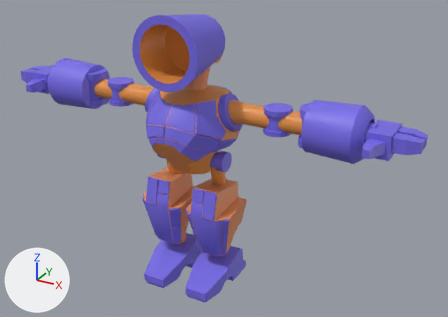
An edit to the FBX model SporeFall/Assets/Player/PlayerAnimations/AnimationsReworked/RobotReAnimated.fbx, drawn before and after from the same camera.
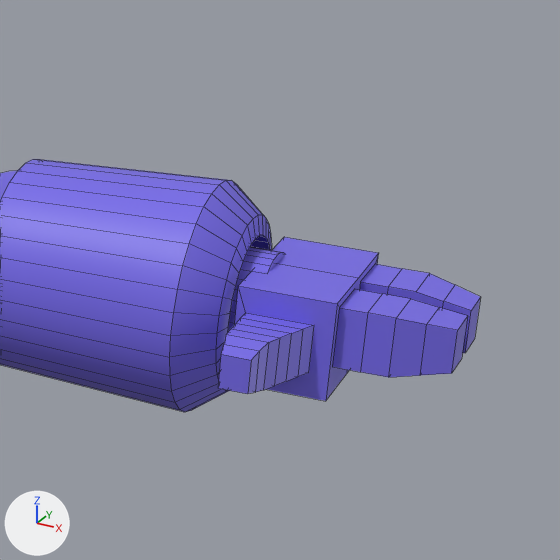
The first picture shows the older version from a camera (50 mm lens) standing at (2.45, -3.93, 3.17) and looking at (0.21, 0.14, 1.13). The close-ups show both versions on the part from 68% to 100% of the width and 19% to 63% of the height of that picture; other places that the commit changed are outside them. Every picture has the same lights, and +X, +Y and +Z are marked at lower left. The close-ups show mesh edges as thin lines. Where no turn or scale is listed for an object, it has been applied to the vertices.

Before the edit, the objects in view are built like this:
```python
me_cylinder_023 = bpy.data.meshes.new('Cylinder.023')
me_cylinder_023.from_pydata(...)  # 144 vertices, 102 faces; spans x -0.126..0.298, y -0.281..0.162, z -0.102..0.098
me_cylinder_023.materials.append(mat_armor_plating)  # blue #766ae7
# before: 101 (0.203, 0.005, 0.068) at pixel (410, 298), 102 (0.203, 0.005, -0.039), 105 (0.203, 0.043, -0.039), 106 (0.203, 0.043, 0.068) at pixel (416, 291), 112 (0.155, 0.043, 0.068) at pixel (388, 286)
# before: 114 (0.155, 0.043, -0.039), 116 (0.155, 0.005, -0.039), 118 (0.155, 0.005, 0.068) at pixel (382, 293), 120 (0.25, 0.008, 0.061) at pixel (439, 307), 122 (0.25, 0.008, -0.032)
# before: 124 (0.25, 0.041, -0.032), 126 (0.25, 0.041, 0.061) at pixel (443, 301)
me_cylinder_028 = bpy.data.meshes.new('Cylinder.028')
me_cylinder_028.from_pydata(...)  # 864 vertices, 594 faces; spans x -0.881..0.329, y -0.209..0.209, z -0.209..0.209
# faces by material slot: [335, 259]
me_cylinder_028.materials.append(mat_armor_plating)  # blue #766ae7
me_cylinder_028.materials.append(mat_robot_extras)  # orange #e79346
ob_robot_arm_l = bpy.data.objects.new('Robot Arm.L', me_cylinder_028)
ob_robot_arm_l.location = (1.068, 0.093, 1.569)
ob_robot_hand_r = bpy.data.objects.new('Robot Hand.R', me_cylinder_023)
ob_robot_hand_r.location = (1.472, 0.066, 1.57)
```
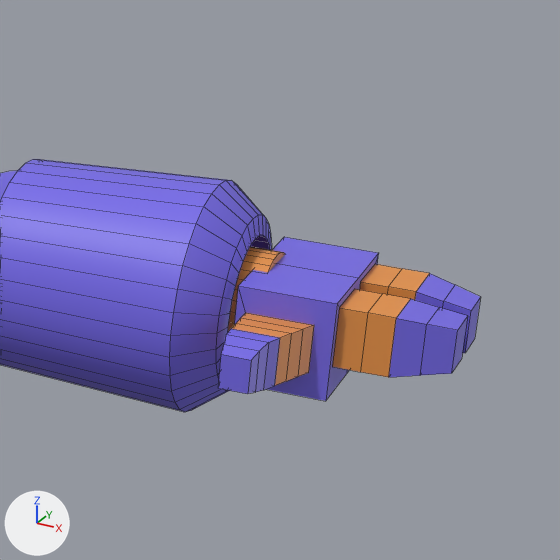
Where the newer file only moved an object's origin or applied its transform, the numbers keep the older frame.

Pixel boxes (x1, y1, x2, y2) of what changed, in the close-ups (560 x 560 px):
part 1 of me_cylinder_023, built on
    both: (387, 287, 443, 308)
part 2 of me_cylinder_023, recoloured (blue to orange)
    both: (228, 247, 430, 386)

The change, as a diff of the scene's bpy script:
```diff
--- a/SporeFall/Assets/Player/PlayerAnimations/AnimationsReworked/RobotReAnimated.fbx.py
+++ b/SporeFall/Assets/Player/PlayerAnimations/AnimationsReworked/RobotReAnimated.fbx.py
@@ me_cylinder_023 @@
 # used by ob_robot_hand_r; location = (1.472, 0.066, 1.57)
 # verts and faces of me_cylinder_023; kept vertices keep their numbers, new ones are numbered from 144
-me_cylinder_023.from_pydata(...)  # 144 vertices, 102 faces; spans x -0.126..0.298, y -0.281..0.162, z -0.102..0.098
+me_cylinder_023.from_pydata(...)  # 144 vertices, 104 faces; spans x -0.126..0.298, y -0.281..0.162, z -0.102..0.098
+# me_cylinder_023 part 1
+delete_faces([(101, 120, 122, 102, 116, 118), (105, 124, 126, 106, 112, 114)])
+faces += [(101, 120, 122, 102), (105, 124, 126, 106)]  # mat_armor_plating (blue #766ae7)
+faces += [(101, 102, 116, 118), (105, 106, 112, 114)]  # mat_robot_extras (orange #e79346)
+# me_cylinder_023 part 2: 60 faces spanning x -0.126..0.203, y -0.196..0.143, z -0.102..0.098 switch from mat_armor_plating (blue #766ae7) to mat_robot_extras (orange #e79346)
```
